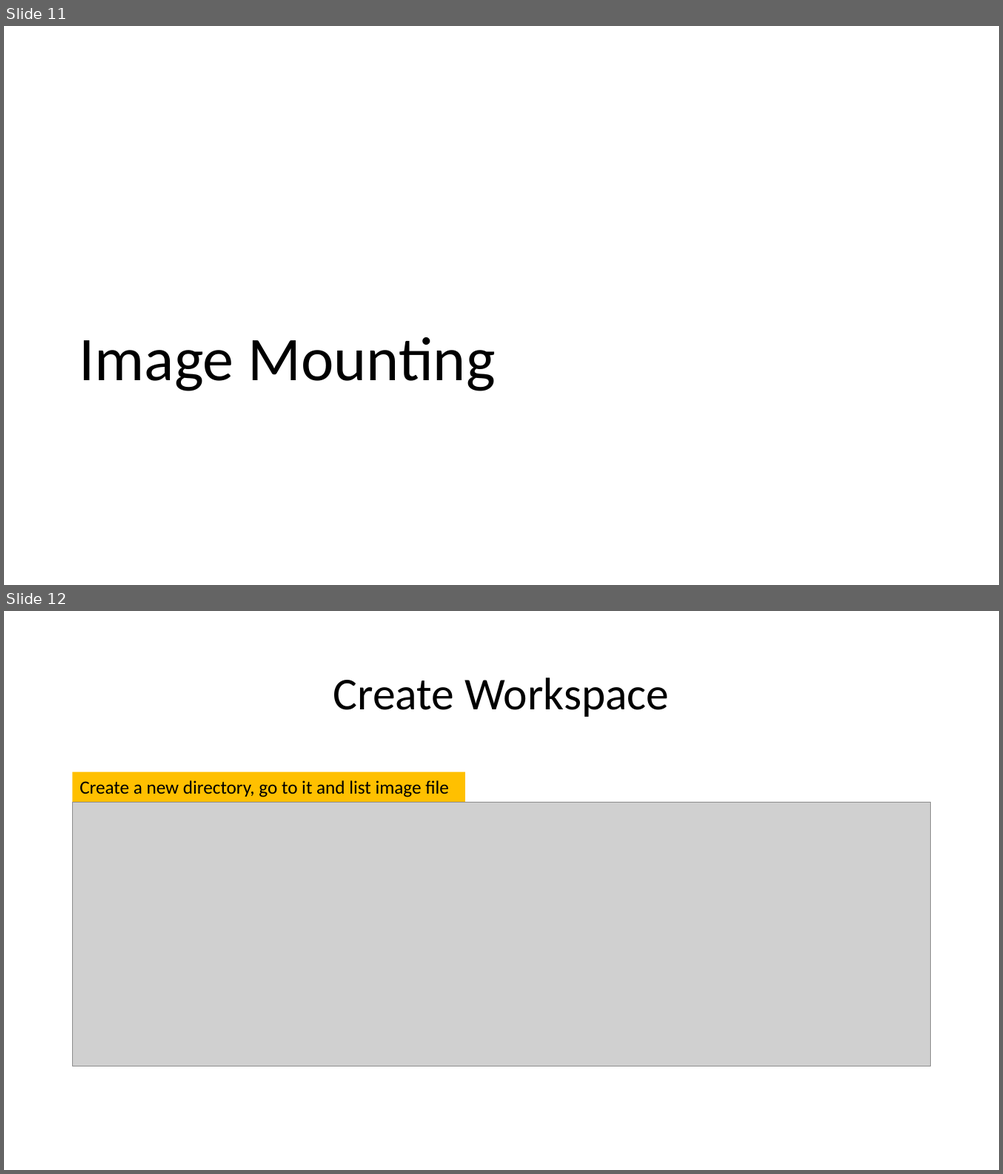
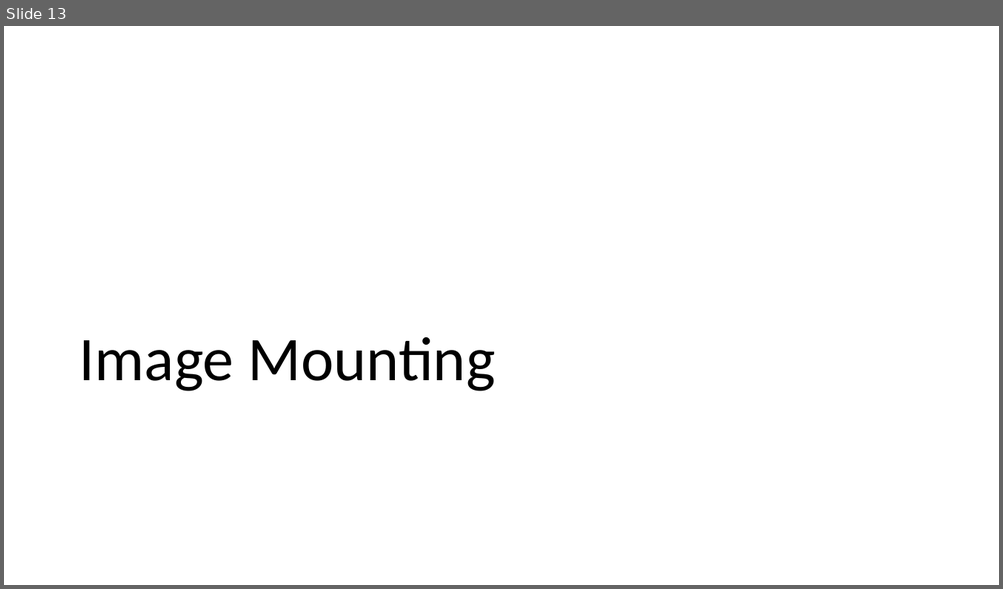
Before and after one commit to frankwxu/digital-forensics-lab, a slide deck: Echo_Device/ppts/3_Image_Acquisition_and_Mounting.pptx. Shown one above the other, each under a label of ours: slides 11 and 12 before the commit, slide 13 after it. The pictures are 1003x1174 and 1003x589 pixels, drawn with LibreOffice and Linux fonts; fonts in the diff are those of the drawing; grey boxes stand for pictures; background and template pictures are left out. Boxes give left, top, right and bottom in pixels: in the first picture for what was removed or moved away, otherwise in the second. Text is boxed around its words. In the diff, an @@ line names an element or a change of style, - is before the commit and + after.

```diff
--- a/Echo_Device/ppts/3_Image_Acquisition_and_Mounting.pptx
+++ b/Echo_Device/ppts/3_Image_Acquisition_and_Mounting.pptx
@@ slide 12 removed at <box>4,611,999,1170</box>, background #FFFFFF @@
@@ title removed at <box>333,678,669,717</box> @@
-Create Workspace
@@ rectangle removed at <box>73,772,465,802</box> @@
-Create a new directory, go to it and list image file
@@ picture removed at <box>73,802,930,1066</box> @@
@@ what was slide 11 is now slide 13 @@
```
Also in this commit, not shown: 10 slides changed, 5 slides added, 3 other files.
